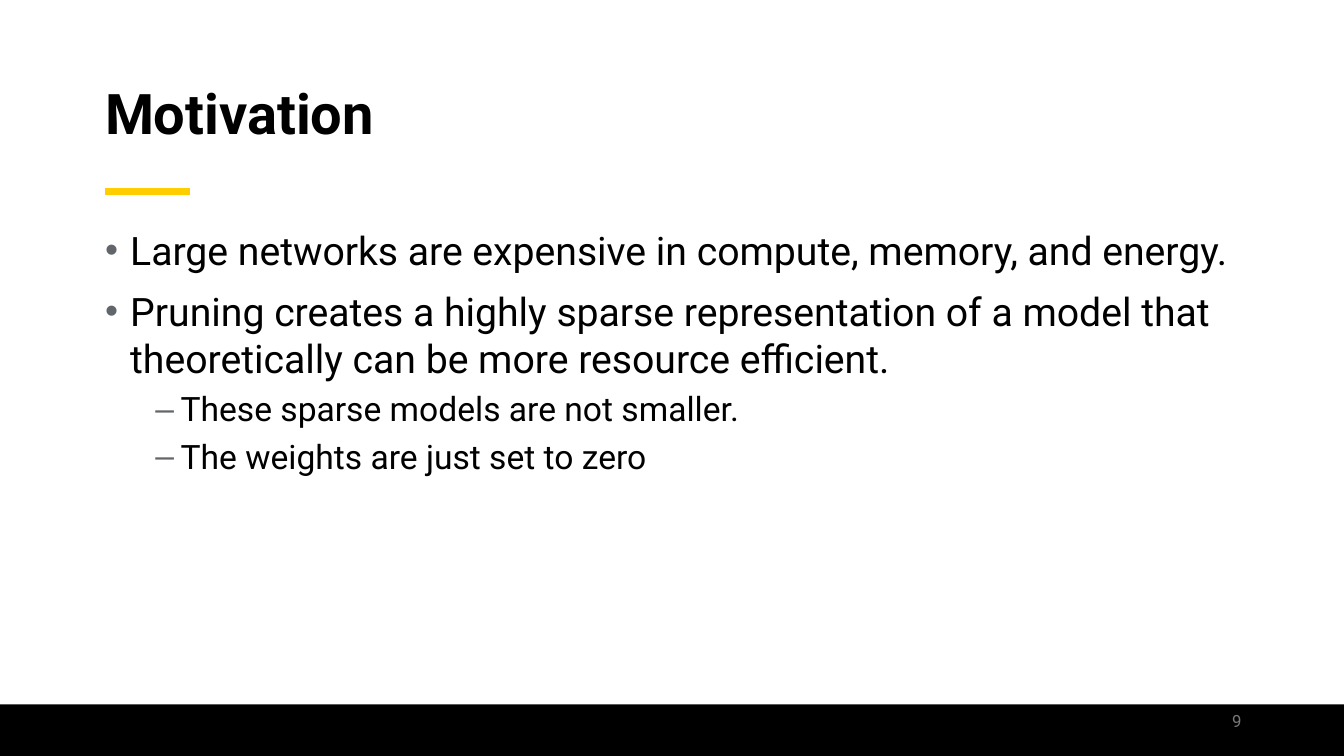
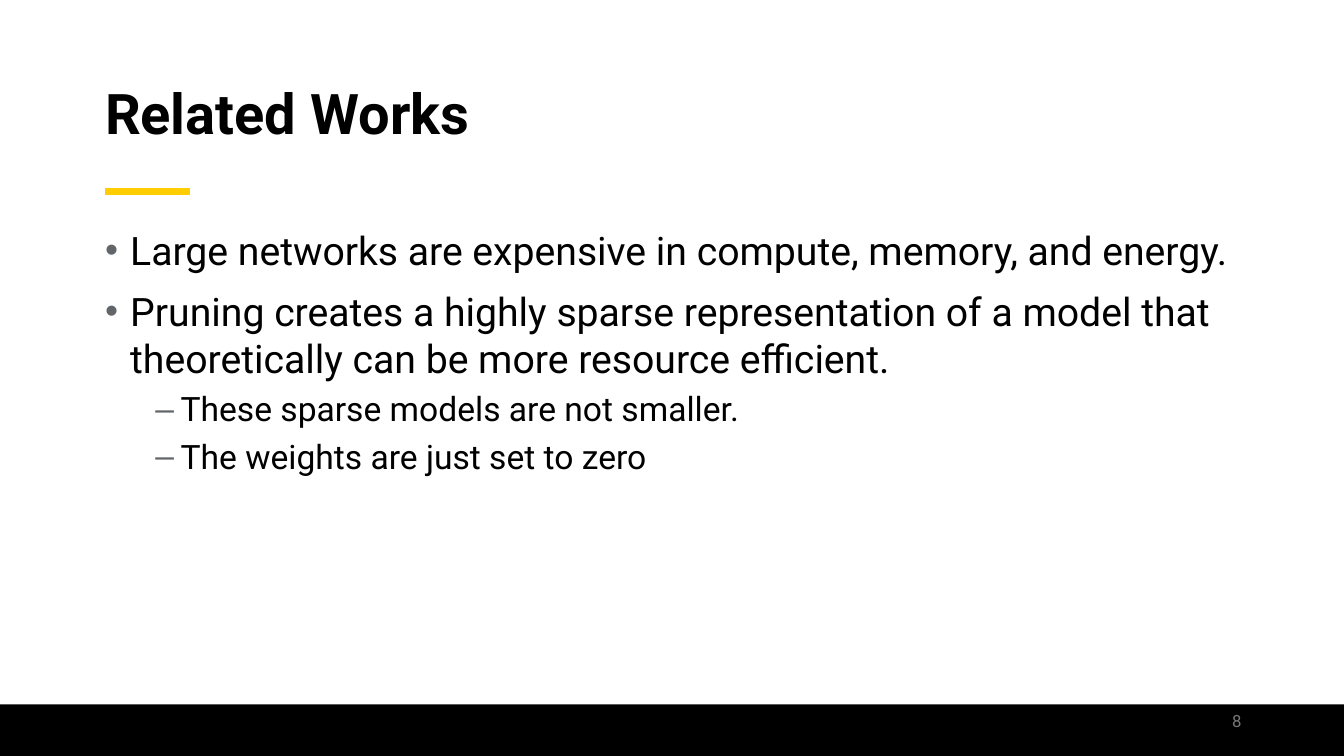
Before and after one commit to jamilgafur/Presentation, a slide deck: slide 8 of Presentation.pptx (slide 9 before the commit). Drawn at 1344x756 pixels with LibreOffice and Linux fonts; fonts in the diff are those of the drawing; background and template pictures are left out. Boxes give left, top, right and bottom in pixels: in the first picture for what was removed or moved away, otherwise in the second. Text is boxed around its words. In the diff, an @@ line names an element or a change of style, - is before the commit and + after.

```diff
--- a/Presentation.pptx
+++ b/Presentation.pptx
@@ title at box(105, 92, 469, 135): text changed @@
-Motivation
+Related Works
@@ page number at box(1232, 715, 1241, 727): text changed @@
-9
+8
```
Also in this commit, not shown: 9 other slides changed, 7 slides added, 9 slides removed.
